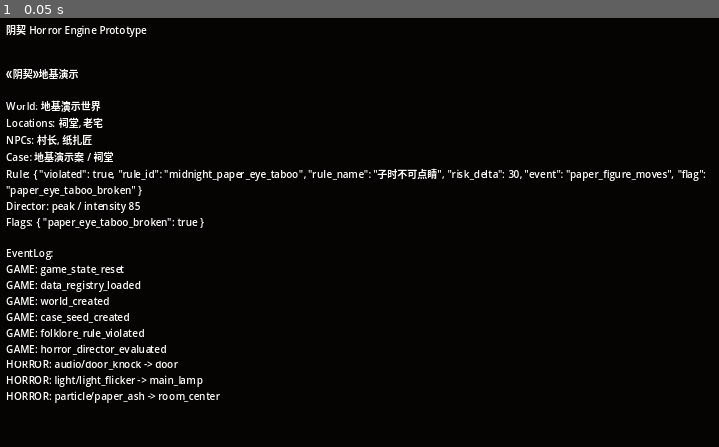
Above: before the commit, frame 1.
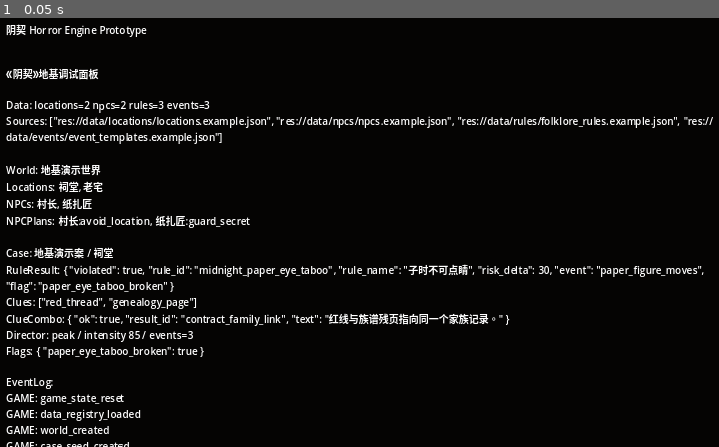
Above: after the commit, the same moment.

Repository: xiemingxin1145/yinqi-horror-engine
Game: Godot game, scene res://scenes/Main.tscn
The game is run twice, just before and just after one commit, with the same random seed, the same clock (stepped at 60 frames per second) and the same inputs.
Inputs:
- Up to frame 1 (0.05 s): no input

The runs differ from the first frame. In frame 1, 8.8% of the frame differs, in the area x 0-100%, y 11-100%.

Commit message:
feat: expand foundation debug panel

Diff:
--- a/src/Main.gd
+++ b/src/Main.gd
@@ -10,8 +10,14 @@
     EventBus.clue_added.connect(_on_clue_added)
 
     GameState.reset()
+    ClueStore.reset()
+
     var world = WorldSim.create_world("地基演示世界")
     var case_data = FolkloreRules.generate_case_seed(world)
+
+    ClueStore.seed_demo_items()
+    var clue_combo = ClueStore.combine_items("red_thread", "genealogy_page")
+    var npc_plans = NPCBehaviorPlanner.plan_for_all_npcs(world, case_data)
 
     GameState.set_value("player.fear", 15)
     GameState.set_value("player.progress", 20)
@@ -27,9 +33,9 @@
     var director_state = HorrorDirector.evaluate_from_game_state()
     var snapshot = GameState.snapshot()
 
-    status_label.text = _build_status_text(world, case_data, rule_result, director_state, snapshot)
+    status_label.text = _build_status_text(world, case_data, rule_result, director_state, snapshot, npc_plans, clue_combo)
 
-func _build_status_text(world: Dictionary, case_data: Dictionary, rule_result: Dictionary, director_state: Dictionary, snapshot: Dictionary) -> String:
+func _build_status_text(world: Dictionary, case_data: Dictionary, rule_result: Dictionary, director_state: Dictionary, snapshot: Dictionary, npc_plans: Array, clue_combo: Dictionary) -> String:
     var location_names := []
     for location in world.get("locations", []):
         location_names.append(location.get("name", location.get("id", "unknown")))
@@ -38,15 +44,30 @@
     for npc in world.get("npcs", []):
         npc_names.append(npc.get("name", npc.get("id", "unknown")))
 
-    return "《阴契》地基演示\n\nWorld: %s\nLocations: %s\nNPCs: %s\nCase: %s / %s\nRule: %s\nDirector: %s / intensity %s\nFlags: %s\n\nEventLog:\n%s" % [
+    var plan_lines := []
+    for plan in npc_plans:
+        plan_lines.append("%s:%s" % [plan.get("npc_name", "unknown"), plan.get("action", "idle")])
+
+    var data_summary := DataRegistry.summary()
+
+    return "《阴契》地基调试面板\n\nData: locations=%s npcs=%s rules=%s events=%s\nSources: %s\n\nWorld: %s\nLocations: %s\nNPCs: %s\nNPCPlans: %s\n\nCase: %s / %s\nRuleResult: %s\nClues: %s\nClueCombo: %s\nDirector: %s / intensity %s / events=%s\nFlags: %s\n\nEventLog:\n%s" % [
+        data_summary.get("locations", 0),
+        data_summary.get("npcs", 0),
+        data_summary.get("rules", 0),
+        data_summary.get("events", 0),
+        data_summary.get("sources", []),
         world.get("name", "unknown"),
         ", ".join(location_names),
         ", ".join(npc_names),
+        ", ".join(plan_lines),
         case_data.get("title", "unknown"),
         case_data.get("location_name", case_data.get("location", "unknown")),
         rule_result,
+        ClueStore.list_item_ids(),
+        clue_combo,
         director_state.get("phase", "unknown"),
         director_state.get("intensity", 0),
+        director_state.get("events", []).size(),
         snapshot.get("flags", {}),
         "\n".join(event_log)
     ]
